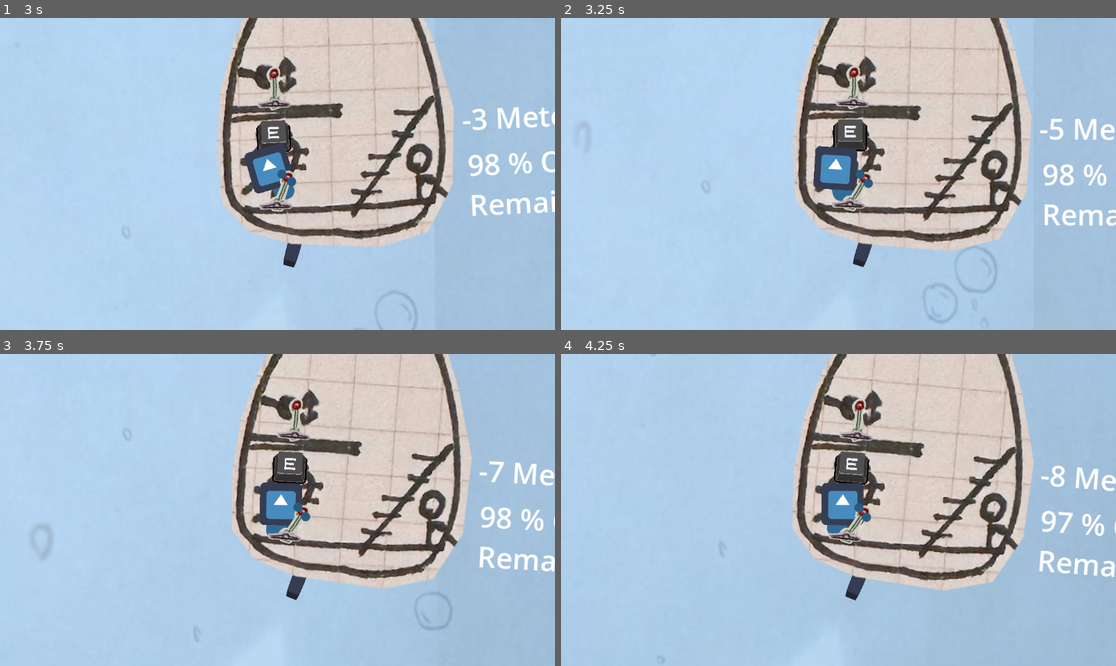
Above: before the commit, frames 1-4 (two rows, left to right).
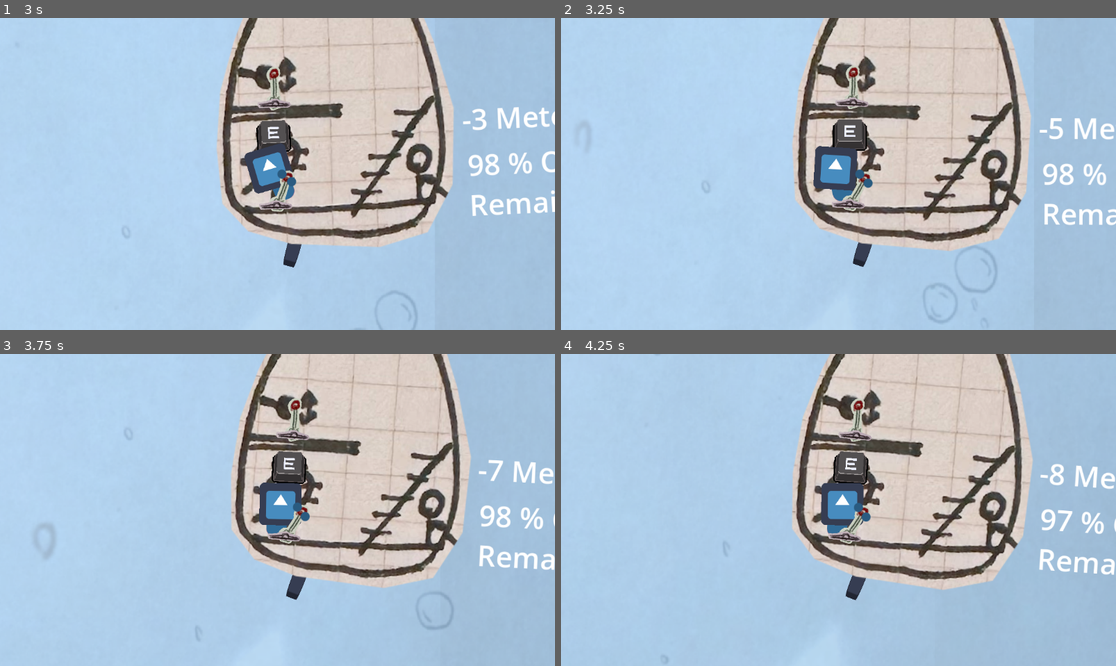
Above: after the commit, the same moments.

Repository: calzila/GGJ_2025
Game: Godot game, scene res://Overworld.tscn
Same seed, same stepped clock (60 frames per second), same inputs: the game is played once before the commit and once after it. The engine's default icon, where the game draws it, is replaced by a stand-in: a white triangle on a blue panel in a dark square.
Inputs:
- Up to frame 1 (3 s): tap Enter (ui_accept) at 0.5, 0.6, 0.77, 1.07, 1.52, 1.55, 1.82, 2.1 s; hold D (move_right) 0.53-2.03 s; tap E (Grab) at 1.35, 2.85 s; hold A (move_left) 2.03-2.78 s; hold D (move_right) from 2.78 s (still down)
- Up to frame 2 (3.25 s): keep holding D (move_right); tap Enter (ui_accept) at 3.02, 3.05 s
- Up to frame 3 (3.75 s): keep holding D (move_right); tap Enter (ui_accept) at 3.32, 3.6 s
- Up to frame 4 (4.25 s): keep holding D (move_right); tap Enter (ui_accept) at 3.77, 4.07 s

Frame 1 is identical in both runs. In frame 2, 2.1% of the frame differs, in the area x 42-100%, y 0-80%; in frame 3, 3.7%; in frame 4, 4.3%, in the area x 16-100%, y 0-80%.
Error in both runs: Invalid assignment of property or key 'playerIsHolding' with value of type 'bool' on a base object of type 'Nil'. (res://grabber.gd:46)

Commit message:
Adding basic shooting foundations

Diff:
--- a/TheSub.tscn
+++ b/TheSub.tscn
@@ -107,11 +107,12 @@
 script = ExtResource("5_ayy7u")
 theSub = NodePath("..")
 
-[node name="Lever_Light" parent="." node_paths=PackedStringArray("lightRef") instance=ExtResource("6_3th0t")]
+[node name="Lever_Light" parent="." node_paths=PackedStringArray("lightRef", "projectileSpawnRef") instance=ExtResource("6_3th0t")]
 position = Vector2(-125, -213)
 rotation = 0.00245824
 movesLight = true
 lightRef = NodePath("../PointLight2D")
+projectileSpawnRef = NodePath("../PointLight2D/Sprite2D/ProjectileSpaw")
 
 [node name="TimerFishSpawn" type="Timer" parent="."]
 
@@ -146,4 +147,7 @@
 texture = ExtResource("7_oj24b")
 offset = Vector2(0, 64)
 
+[node name="ProjectileSpaw" type="Node2D" parent="PointLight2D/Sprite2D"]
+position = Vector2(0, 150)
+
 [connection signal="timeout" from="TimerFishSpawn" to="." method="_on_timer_fish_spawn_timeout"]
--- a/lever.gd
+++ b/lever.gd
@@ -4,6 +4,7 @@
 @export var movesLight: bool = false
 
 @export var lightRef: Node2D
+@export var projectileSpawnRef: Node2D
 
 var playerIsHolding = false
 var inputValue = 0.0
@@ -11,8 +12,13 @@
 var player
 var parentGrabber
 
+var main
+var projectile
+
 # Called when the node enters the scene tree for the first time.
 func _ready() -> void:
+	main = get_tree().get_root().get_node("WorldRoot")
+	projectile = load("res://projectile.tscn")
 	pass # Replace with function body.
 
 
@@ -25,8 +31,13 @@
 
 		# handle Space input
 		if Input.is_action_just_pressed("ui_accept"):
+			var instance = projectile.instantiate()
+			instance.dir = lightRef.rotation
+			instance.spawnPos = projectileSpawnRef.global_position
+			instance.spawnRot = lightRef.rotation
+			main.add_child.call_deferred(instance)
 
-			pass
+			print("FIRE")
 
 		if thrustsShip:
 			parentGrabber.theSub.apply_central_force(Vector2(inputValue,0) * 90000 * delta)
--- /dev/null
+++ b/projectile.gd
@@ -0,0 +1,16 @@
+extends CharacterBody2D
+
+@export var SPEED = 100
+
+var dir : float
+var spawnPos : Vector2
+var spawnRot : float
+
+func _ready():
+	global_position = spawnPos
+	global_rotation = spawnRot
+
+
+func _physics_process(delta: float) -> void:
+	velocity = Vector2(0, -SPEED).rotated(dir)
+	move_and_slide()
--- /dev/null
+++ b/projectile.tscn
@@ -0,0 +1,16 @@
+[gd_scene load_steps=4 format=3 uid="uid://di5iu1uh2q8hw"]
+
+[ext_resource type="Script" path="res://projectile.gd" id="1_cqoe1"]
+[ext_resource type="Texture2D" uid="uid://b1m8c84fjpng8" path="res://Godot_Trans.png" id="1_thdui"]
+
+[sub_resource type="CircleShape2D" id="CircleShape2D_qd8qi"]
+radius = 48.0416
+
+[node name="Projectile" type="CharacterBody2D"]
+script = ExtResource("1_cqoe1")
+
+[node name="Icon" type="Sprite2D" parent="."]
+texture = ExtResource("1_thdui")
+
+[node name="CollisionShape2D" type="CollisionShape2D" parent="."]
+shape = SubResource("CircleShape2D_qd8qi")
